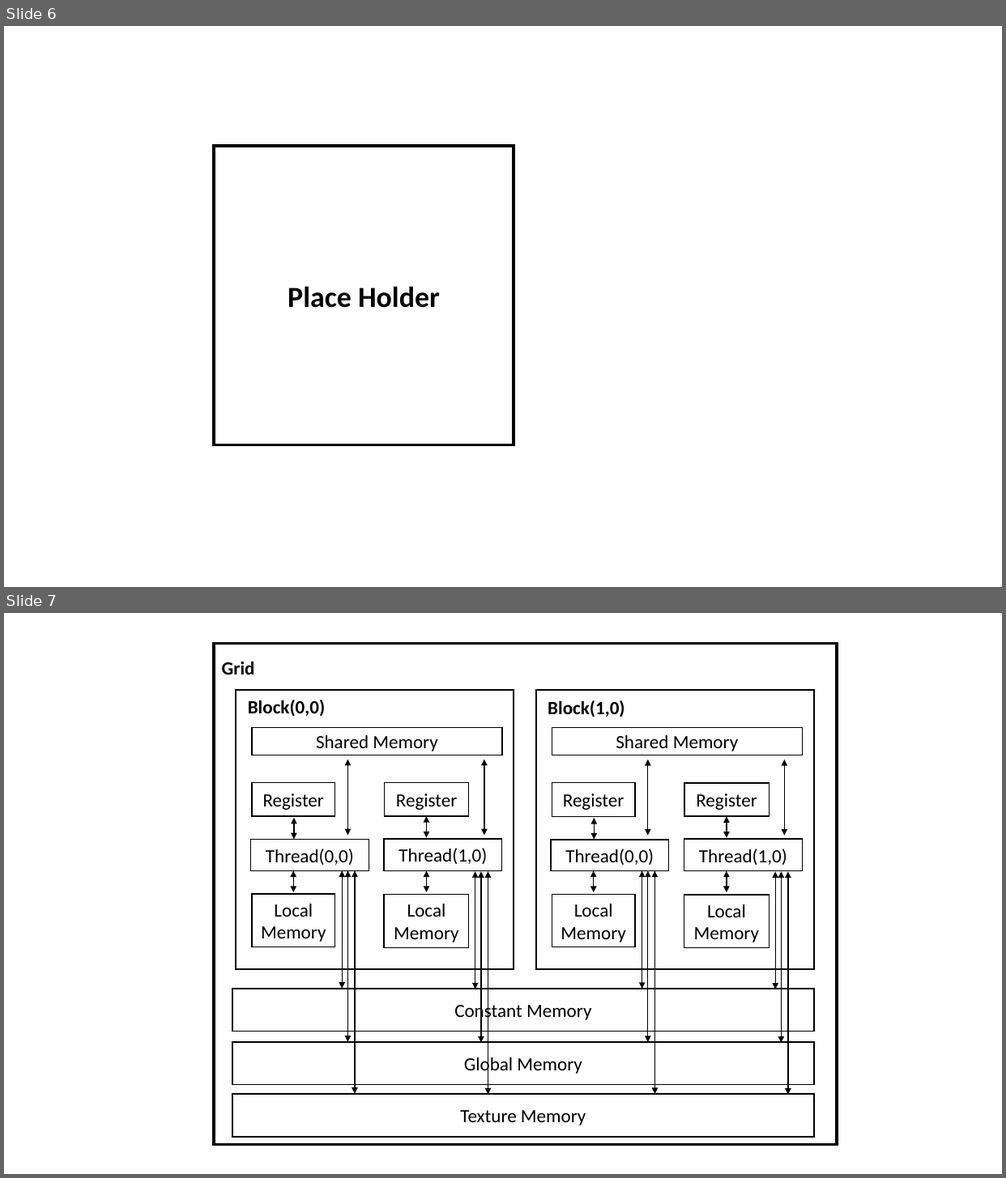
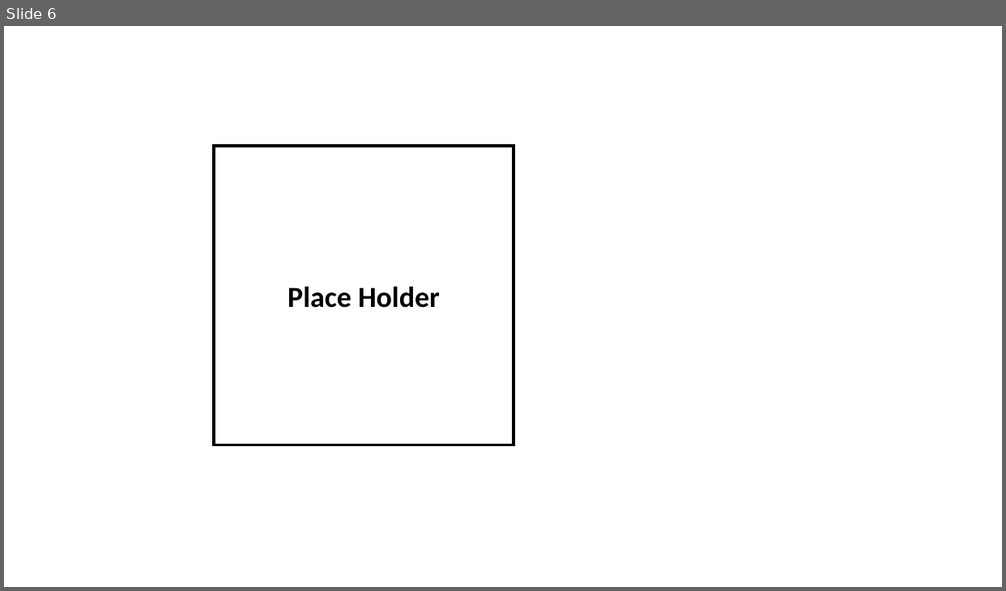
Before and after one commit to pauline-ly/databases_gpu, a slide deck: tkde-revision/fig/figures.pptx. Shown one above the other, each under a label of ours: slides 6 and 7 before the commit, slide 6 after it. The pictures are 1006x1178 and 1006x591 pixels, drawn with LibreOffice and Linux fonts; fonts in the diff are those of the drawing. Boxes give left, top, right and bottom in pixels: in the first picture for what was removed or moved away, otherwise in the second. Text is boxed around its words. In the diff, an @@ line names an element or a change of style, - is before the commit and + after.

```diff
--- a/tkde-revision/fig/figures.pptx
+++ b/tkde-revision/fig/figures.pptx
@@ slide 7 removed at [4, 613, 1002, 1174], background #FFFFFF @@
@@ rectangle removed at [215, 644, 837, 1145] @@
@@ text removed at [222, 661, 255, 675] @@
-Grid
@@ rectangle removed at [215, 797, 605, 909] @@
-Warp Scheduler
@@ group removed at [236, 690, 513, 1095]: 12 double arrows, 8 rectangles, 1 text @@
-Shared Memory
-Register
-Thread(0,0)
-Local
-Memory
-Block(0,0)
-Register
-Thread(1,0)
-Local
-Memory
@@ group removed at [536, 690, 814, 1095]: 12 double arrows, 8 rectangles, 1 text @@
-Shared Memory
-Register
-Thread(0,0)
-Local
-Memory
-Block(1,0)
-Register
-Thread(1,0)
-Local
-Memory
@@ rectangle removed at [232, 989, 814, 1032] @@
-Constant Memory
@@ rectangle removed at [232, 1042, 814, 1084] @@
-Global Memory
@@ rectangle removed at [232, 1094, 814, 1137] @@
-Texture Memory
```
Also in this commit, not shown: 2 other slides removed, 33 other files.
